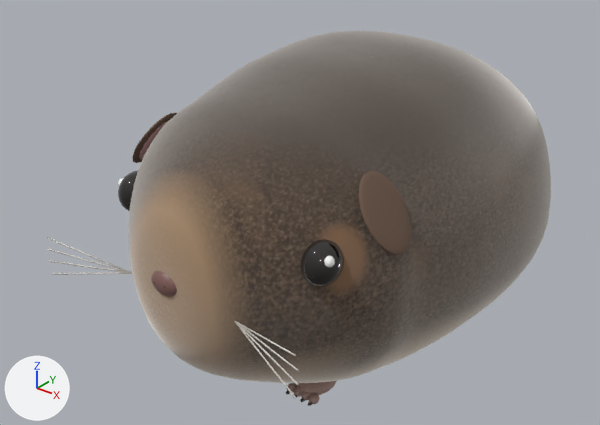
The glTF model site-theme/javascripts/guinea-run/models/guinea-pig.glb: old version first, new version second.
The view is the same before and after, from a 50 mm camera at (1.528, -2.17, 1.696) aimed at (-0.081, -0.158, 0.449). Lighting does not change. The marker at lower left points along +X, +Y and +Z. The older version comes first. Vertices at exactly the same position are counted once.

Names of what the first picture shows: 'Body', 'EarL', 'EarR', 'EyeL', 'EyeR', 'Nose' and 15 more.
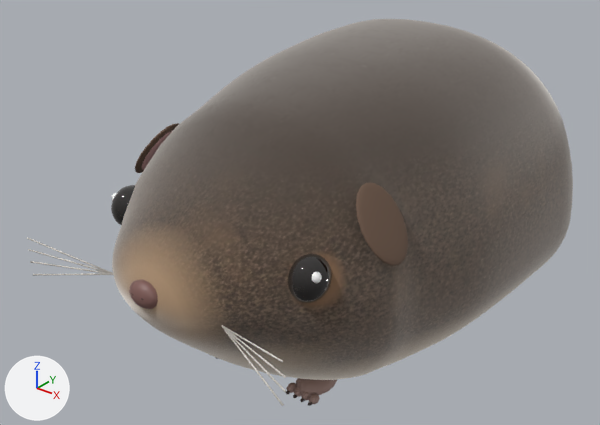
Boxes (x1, y1, x2, y2) around the edits, measured in the pictures (600 x 425 px):
'Body', reshaped (9% wider): before (129, 30, 551, 383); after (112, 19, 573, 380)
'EarL', moved: before (359, 171, 411, 255); after (356, 183, 408, 266)
'EyeR', moved: before (300, 239, 344, 288); after (288, 254, 332, 303)
'Nose', moved: before (151, 271, 177, 297); after (129, 279, 158, 309)
'EarR', moved: before (133, 113, 177, 163); after (135, 123, 179, 173)
'EyeL', moved: before (118, 171, 138, 211); after (111, 185, 135, 225)

What changed in the scene script:
```text
Change me_sphere:
    used by ob_body; location = (0.0, 0.0, 0.0)
    remove me_sphere.from_pydata(...)  # 3010 vertices, 6016 faces; spans x -0.61..0.61, y -0.86..0.84, z 0.03..1.01
    add me_sphere.from_pydata(...)  # 3010 vertices, 6016 faces; spans x -0.63..0.63, y -0.94..0.84, z 0.03..1.01
    me_sphere part 1: 3010 of 3010 vertices moved; they spanned x -0.61..0.61, y -0.86..0.84, z 0.03..1.01 and now span x -0.63..0.63, y -0.94..0.84, z 0.03..1.01; mean shift (0.0, -0.04, 0.01)
Change me_sphere_007:
    used by ob_earl; location = (0.0, 0.0, 0.0)
    remove me_sphere_007.from_pydata(...)  # 222 vertices, 440 faces; spans x 0.382..0.519, y -0.542..-0.372, z 0.625..0.819
    add me_sphere_007.from_pydata(...)  # 222 vertices, 440 faces; spans x 0.374..0.512, y -0.542..-0.372, z 0.59..0.784
    me_sphere_007 part 2: the whole mesh is moved by (-0.007, 0.0, -0.035)
Change me_sphere_009:
    used by ob_earr; location = (0.0, 0.0, 0.0)
    remove me_sphere_009.from_pydata(...)  # 222 vertices, 440 faces; spans x -0.519..-0.382, y -0.542..-0.372, z 0.625..0.819
    add me_sphere_009.from_pydata(...)  # 222 vertices, 440 faces; spans x -0.512..-0.374, y -0.542..-0.372, z 0.59..0.784
    me_sphere_009 part 3: the whole mesh is moved by (0.007, 0.0, -0.035)
Change me_sphere_004:
    used by ob_eyel; location = (0.0, 0.0, 0.0)
    remove me_sphere_004.from_pydata(...)  # 314 vertices, 624 faces; spans x -0.4194..-0.3094, y -0.688..-0.552, z 0.5425..0.6785
    add me_sphere_004.from_pydata(...)  # 314 vertices, 624 faces; spans x -0.4089..-0.2989, y -0.728..-0.592, z 0.5091..0.6451
    me_sphere_004 part 4: the whole mesh is moved by (0.0105, -0.04, -0.0334)
Change me_sphere_001:
    used by ob_eyer; location = (0.0, 0.0, 0.0)
    remove me_sphere_001.from_pydata(...)  # 314 vertices, 624 faces; spans x 0.3094..0.4194, y -0.688..-0.552, z 0.5425..0.6785
    add me_sphere_001.from_pydata(...)  # 314 vertices, 624 faces; spans x 0.2989..0.4089, y -0.728..-0.592, z 0.5091..0.6451
    me_sphere_001 part 5: the whole mesh is moved by (-0.0105, -0.04, -0.0334)
Change me_sphere_011:
    used by ob_nose; location = (0.0, 0.0, 0.0)
    remove me_sphere_011.from_pydata(...)  # 100 vertices, 196 faces; spans x -0.0536..0.0536, y -0.878..-0.818, z 0.48..0.56
    add me_sphere_011.from_pydata(...)  # 100 vertices, 196 faces; spans x -0.0536..0.0536, y -0.958..-0.898, z 0.48..0.56
    me_sphere_011 part 6: the whole mesh is moved by (0.0, -0.08, 0.0)
```
